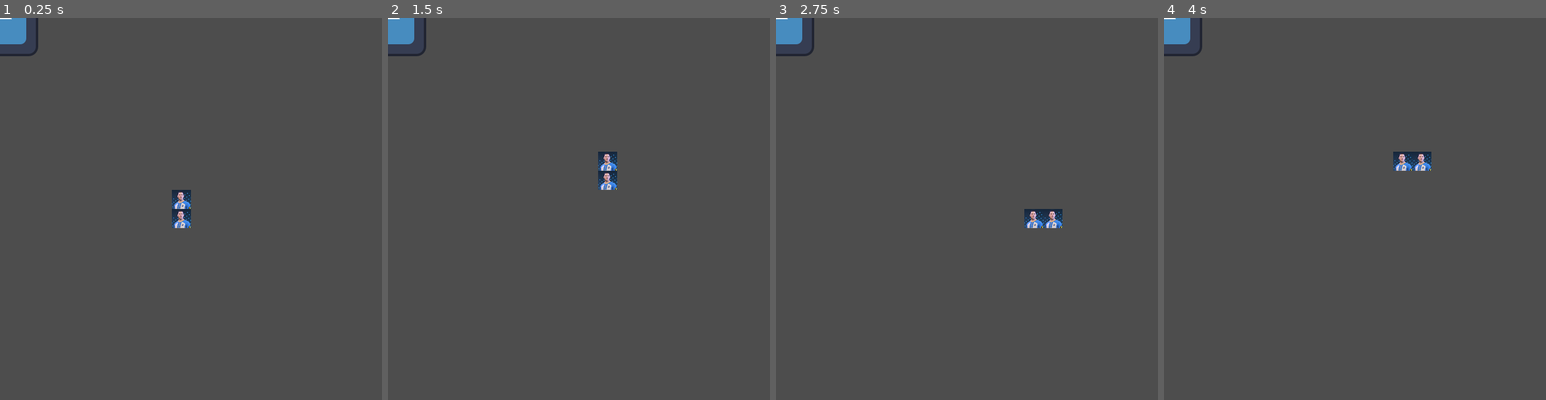
Above: before the commit, frames 1-4 (left to right).
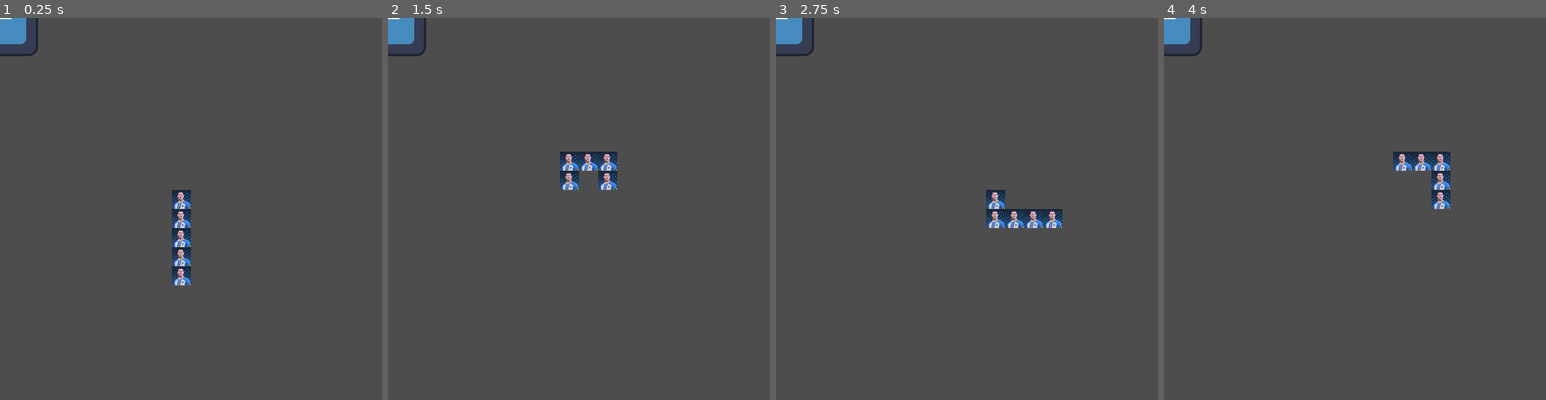
Above: after the commit, the same moments.

Repository: sethbabauta/snake-run
Game: Godot game, scene res://main.tscn
The game is run twice, just before and just after one commit, with the same random seed, the same clock (stepped at 60 frames per second) and the same inputs. The engine's default icon, where the game draws it, is replaced by a stand-in: a white triangle on a blue panel in a dark square.
Inputs:
- Up to frame 1 (0.25 s): no input
- Up to frame 2 (1.5 s): hold D (turn_right) 0.53-1.28 s; hold S (turn_down) from 1.28 s (still down)
- Up to frame 3 (2.75 s): release S (turn_down) at 2.03 s; hold D (turn_right) from 2.03 s (still down)
- Up to frame 4 (4 s): release D (turn_right) at 2.78 s; hold W (turn_up) 2.78-3.53 s; hold A (turn_left) from 3.53 s (still down)

The runs differ from the first frame. In frame 1, 0.7% of the frame differs, in the area x 45-50%, y 55-70%; in frame 2, 0.7%; in frame 3, 0.7%; in frame 4, 0.7%.

Commit message:
create n snake bodies

Diff:
--- a/scripts/Components.gd
+++ b/scripts/Components.gd
@@ -129,6 +129,14 @@
             prev_body_snakebody.next_body = next_body
 
 
+    func get_tail_game_object() -> GameObject:
+        if not self.prev_body:
+            return self.game_object
+
+        var prev_snake_body: SnakeBody = self.prev_body.components.get("SnakeBody")
+        return prev_snake_body.get_tail_game_object()
+
+
     func _follow_next_body() -> void:
         if self.next_body:
             var next_snake_body: SnakeBody = self.next_body.components.get("SnakeBody")
--- a/scripts/main.gd
+++ b/scripts/main.gd
@@ -17,23 +17,32 @@
 
 
 func _ready() -> void:
+    _spawn_player_snake(Vector2(304, 304), 5)
+
+
+func _spawn_player_snake(start_position: Vector2, snake_length: int) -> void:
     var john_goals_object:= game_object_factory.create_object("JohnGoals", self)
     var set_position_event:= GameEngine.Event.new(
         "SetPosition",
-        {"position": Vector2(304, 304)}
+        {"position": start_position}
     )
     john_goals_object.fire_event(set_position_event)
 
-    var john_goals_snake_body_1:= game_object_factory.create_object("JohnGoalsSnakeBody", self)
-    Components.SnakeBody.connect_bodies(john_goals_object, john_goals_snake_body_1)
-    set_position_event = GameEngine.Event.new(
-        "SetPosition",
-        {"position": john_goals_object.rigidbody.global_position + (Vector2.DOWN * BASE_MOVE_SPEED)}
-    )
-    john_goals_snake_body_1.fire_event(set_position_event)
+    var jg_snake_body: Components.SnakeBody = john_goals_object.components.get("SnakeBody")
+    for snake_body_idx in range(snake_length-1):
+        var new_snake_body_obj:= game_object_factory.create_object("JohnGoalsSnakeBody", self)
+        var tail: GameEngine.GameObject = jg_snake_body.get_tail_game_object()
+
+        Components.SnakeBody.connect_bodies(tail, new_snake_body_obj)
+
+        set_position_event = GameEngine.Event.new(
+            "SetPosition",
+            {"position": tail.rigidbody.global_position + (Vector2.DOWN * BASE_MOVE_SPEED)}
+        )
+        new_snake_body_obj.fire_event(set_position_event)
 
 
-func _fire_change_direction_event(input_name: String):
+func _fire_change_direction_event(input_name: String) -> void:
     var new_event:= GameEngine.Event.new("TryChangeDirection", {"input": input_name})
     self.game_object_factory.notify_subscribers(new_event, "player_controlled")
 
